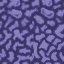
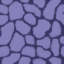
Layered file, before and after one edit (64x64). Changes by layer:
added layer "V6 var 4" above "V6 var 3" over <box>32,32,64,64</box>
added layer "V6 var 3" above "V6 var 2" over <box>0,32,32,64</box>
added layer "V6 var 2" above "V6 var 1" over <box>32,0,64,32</box>
added layer "V6 var 1" above "V6 BASE" over <box>0,0,32,32</box>
hid "V4" over <box>0,0,64,64</box>
hid "V3" over <box>0,0,64,64</box>
